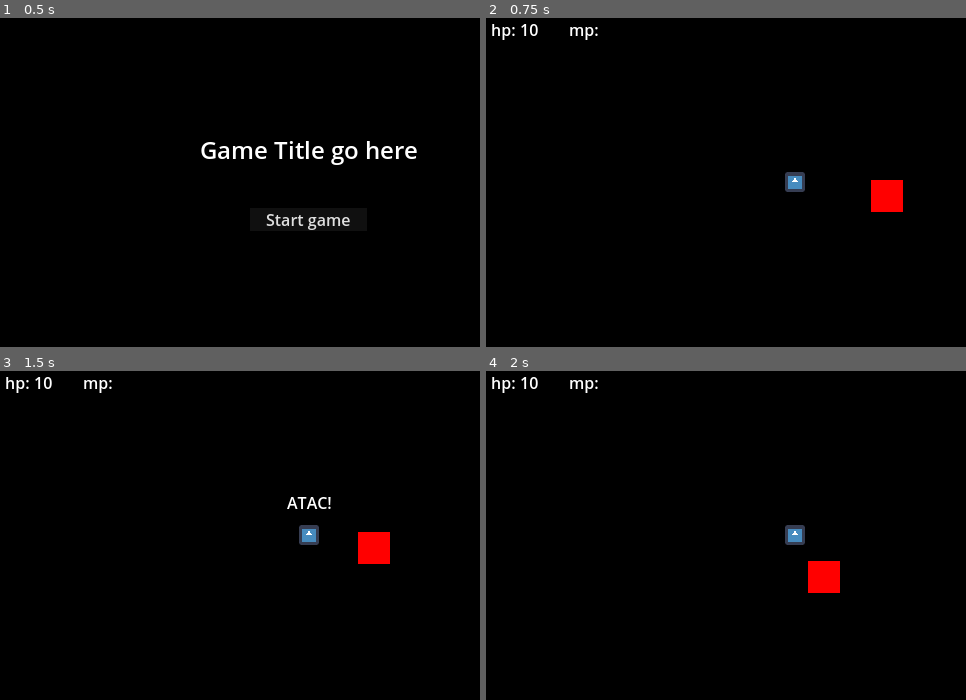
Above: before the commit, frames 1-4 (two rows, left to right).
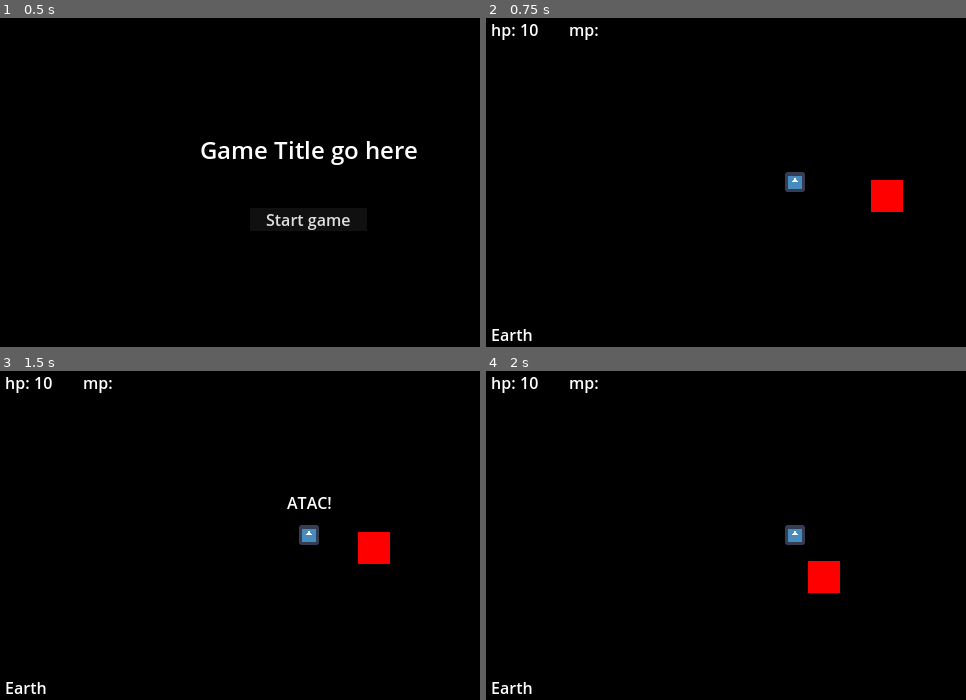
Above: after the commit, the same moments.

Repository: Enweave/pj16
Game: Godot game, scene res://Levels/System/main_menu_level.tscn
Same seed, same stepped clock (60 frames per second), same inputs: the game is played once before the commit and once after it. The engine's default icon, where the game draws it, is replaced by a stand-in: a white triangle on a blue panel in a dark square.
Inputs:
- Up to frame 1 (0.5 s): no input
- Up to frame 2 (0.75 s): click "Start game" at 0.5 s
- Up to frame 3 (1.5 s): tap Enter at 1.25 s; hold D (input_MoveRight) from 1.28 s (still down); tap J (input_Fire) at 1.35 s
- Up to frame 4 (2 s): keep holding D (input_MoveRight); tap Space (input_Jump) at 1.52 s

Frame 1 is identical in both runs. In frame 2, 0.2% of the frame differs, in the area x 1-10%, y 94-99%; in frame 3, 0.2%; in frame 4, 0.2%.

Commit message:
ability inventory test UI + input

Diff:
--- a/Actors/Characters/Player/ability_inventory.gd
+++ b/Actors/Characters/Player/ability_inventory.gd
@@ -59,7 +59,8 @@
 					Constants.Elements.Water:
 						new_combination = ElementCombinations.WATER_EARTH
 
-	if _unlocked_combinations.find(new_combination) != -1:
+#	if _unlocked_combinations.find(new_combination) != -1:
+	if true:
 		_previous_element = in_element
 		_current_combination = new_combination
 
--- a/Actors/Characters/Player/player_character.gd
+++ b/Actors/Characters/Player/player_character.gd
@@ -5,6 +5,7 @@
 @onready var wall_jump_sensor: WallJumpSensor = %WallJumpSensor
 @export var current_feature: FeatureBase = null
 
+var ability_inventory: AbilityInventory = null
 
 func activate_current_feature() -> bool:
     if current_feature != null:
@@ -17,8 +18,15 @@
 
 func _ready() -> void:
     super._ready()
+    ability_inventory = AbilityInventory.new()
+    await call_deferred("add_child", ability_inventory)
+
     FlowControllerAutoload.set_player_character(self)
     health_component.OnDeath.connect(_on_death)
+
+func switch_combination(in_element: Constants.Elements) -> void:
+    if ability_inventory != null:
+        ability_inventory.switch(in_element)
 
 func _on_death() -> void:
     FlowControllerAutoload.game_over()
--- a/Common/input_controller.gd
+++ b/Common/input_controller.gd
@@ -50,6 +50,14 @@
         if Input.is_action_just_released(input_actions[InputActions.Fire]):
             current_character.deactivate_current_feature()
 
+        if current_character is PlayerCharacter:
+            if Input.is_action_just_pressed(input_actions[InputActions.Inventory0]):
+                current_character.switch_combination(Constants.Elements.Earth)
+            if Input.is_action_just_pressed(input_actions[InputActions.Inventory1]):
+                current_character.switch_combination(Constants.Elements.Fire)
+            if Input.is_action_just_pressed(input_actions[InputActions.Inventory2]):
+                current_character.switch_combination(Constants.Elements.Water)
+
 
 func _unhandled_input(event):
     if event is InputEventKey:
--- a/UI/ingame_u_i.gd
+++ b/UI/ingame_u_i.gd
@@ -16,12 +16,29 @@
 	player_character.health_component.OnDamage.connect(_update_health_display)
 	player_character.health_component.OnHeal.connect(_update_health_display)
 
+	player_character.ability_inventory.CombinationSwitched.connect(update_elements_ui)
+
 	health_label = %HPValue
 	mana_label = %MPValue
 	current_element_label = %CurrentElement
 
 	_update_health_display()
+	update_elements_ui()
 
+func update_elements_ui() -> void:
+	match player_character.ability_inventory._current_combination:
+		AbilityInventory.ElementCombinations.FIRE:
+			current_element_label.text = "Fire"
+		AbilityInventory.ElementCombinations.WATER:
+			current_element_label.text = "Water"
+		AbilityInventory.ElementCombinations.EARTH:
+			current_element_label.text = "Earth"
+		AbilityInventory.ElementCombinations.FIRE_WATER:
+			current_element_label.text = "Fire/Water"
+		AbilityInventory.ElementCombinations.FIRE_EARTH:
+			current_element_label.text = "Fire/Earth"
+		AbilityInventory.ElementCombinations.WATER_EARTH:
+			current_element_label.text = "Water/Earth"
 
 func _update_health_display(_amount: float = 0) -> void:
 	health_label.text = str(player_character.health_component.current_health)
